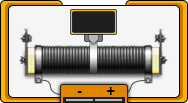
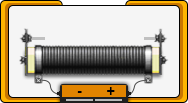
Two versions of the same layered image (188px x 103px). Layer-by-layer changes:
added layer "Прямоугольник 5 копия" above "Прямоугольник 5" over [144, 37, 155, 40]
added layer "Прямоугольник 5" above "Слой 2" over [32, 37, 45, 40]
added layer "Слой 1" above "контакты" over [57, 86, 131, 103]
hid "Прямоугольник, скругл. углы 1 копия" over [72, 11, 115, 33]
hid "Прямоугольник, скругл. углы 1" over [70, 9, 117, 35]
hid "Фигура 2" over [88, 34, 99, 45]
hid "Прямоугольник, скругл. углы 2", painted on it over [89, 33, 98, 74]
hid "Прямоугольник, скругл. углы 1 копия 2" over [84, 33, 103, 42]
painted on "Фигура 6" over [126, 80, 145, 95]
